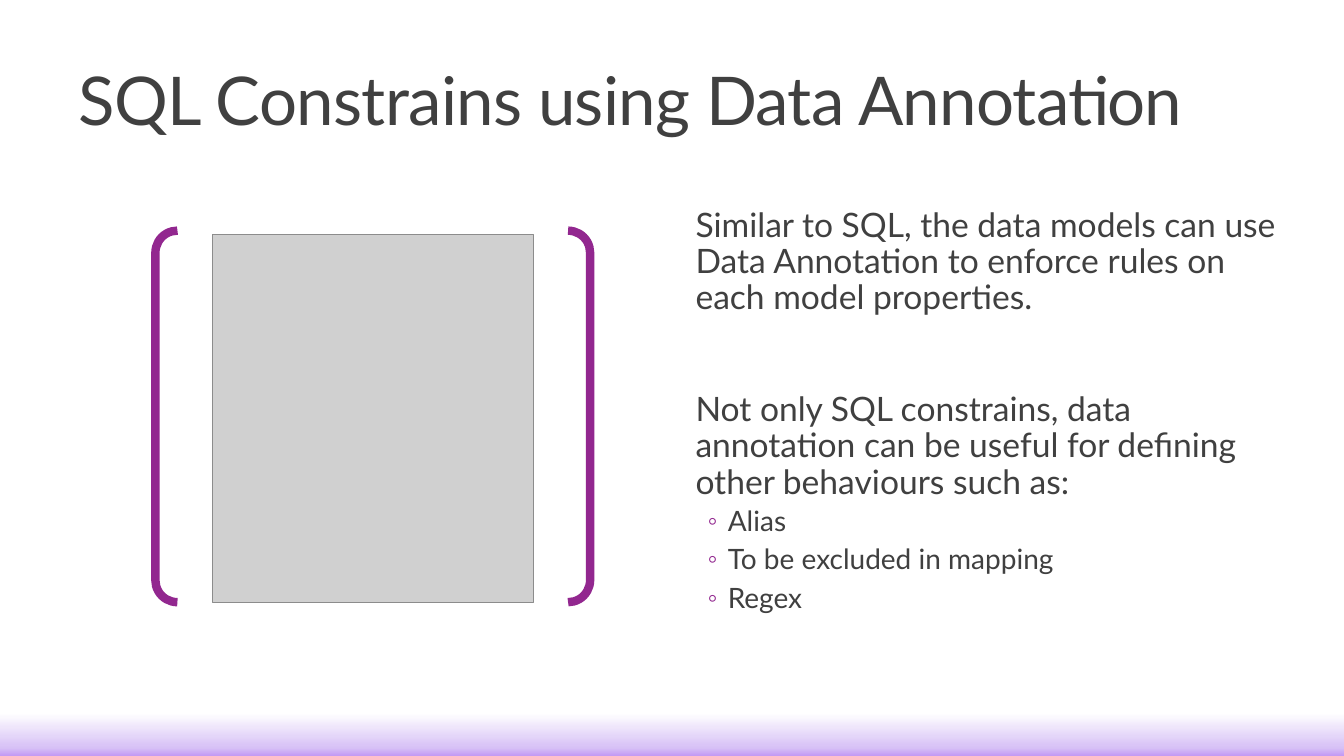
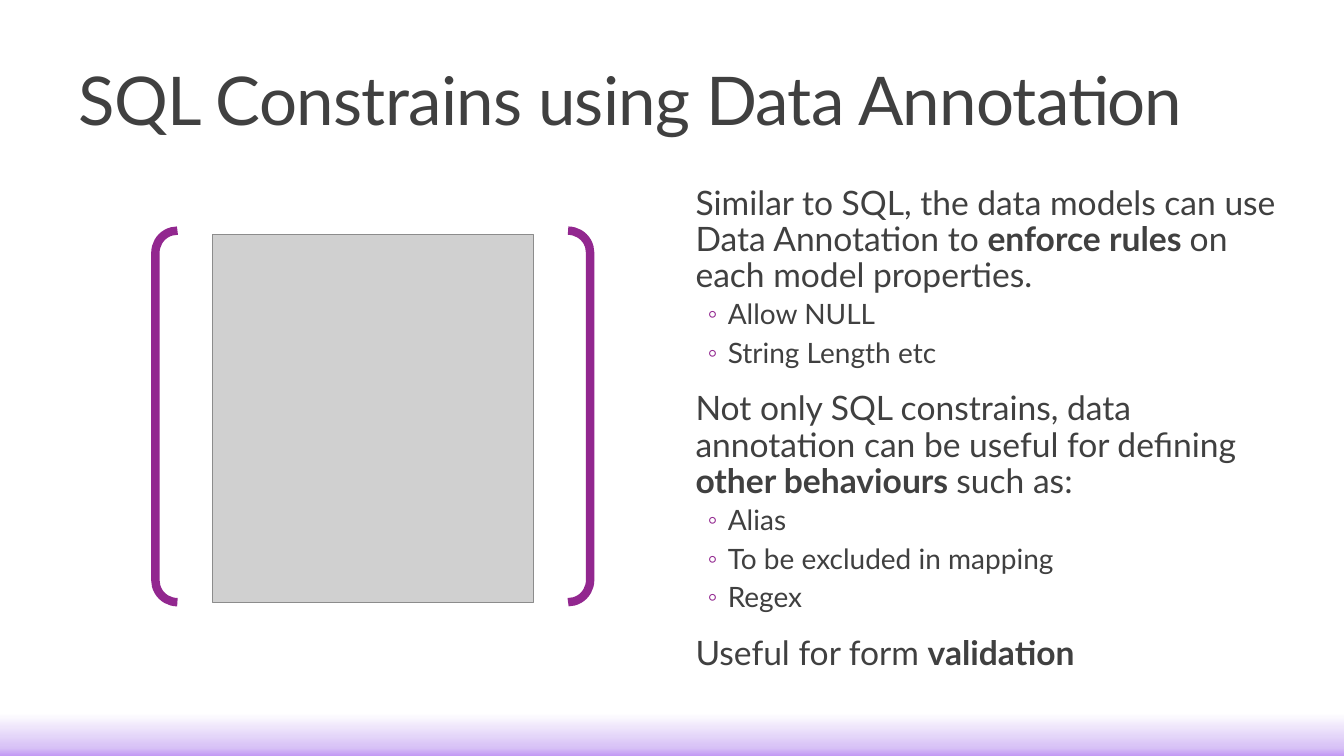
Before and after one commit to c0j0s/StudentManagementSystem, a slide deck: slide 16 of Training Materials/Lecture/2. Implementing EF Core in Your Solution.pptx. Drawn at 1344x756 pixels with LibreOffice and Linux fonts; fonts in the diff are those of the drawing; grey boxes stand for pictures. Boxes give left, top, right and bottom in pixels: in the first picture for what was removed or moved away, otherwise in the second. Text is boxed around its words. In the diff, an @@ line names an element or a change of style, - is before the commit and + after.

```diff
--- a/Training Materials/Lecture/2. Implementing EF Core in Your Solution.pptx
+++ b/Training Materials/Lecture/2. Implementing EF Core in Your Solution.pptx
@@ text at [696,190,1276,494]: bold on in "enforce rules", "other behaviours" @@
@@ text at [728,303,936,368]: paragraphs added @@
+  ◦ Allow NULL
+  ◦ String Length etc
@@ text at [696,640,1075,666]: paragraph added @@
+  Useful for form validation
```
Also in this commit, not shown: 16 other slides changed, 5 other files.
